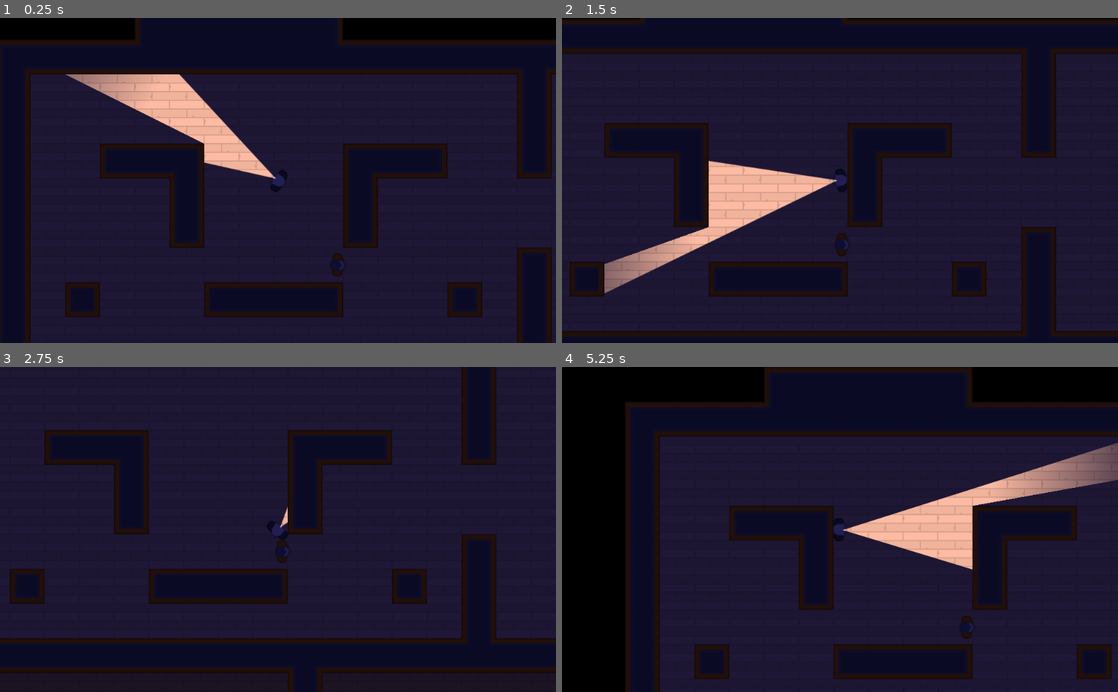
Above: before the commit, frames 1-4 (two rows, left to right).
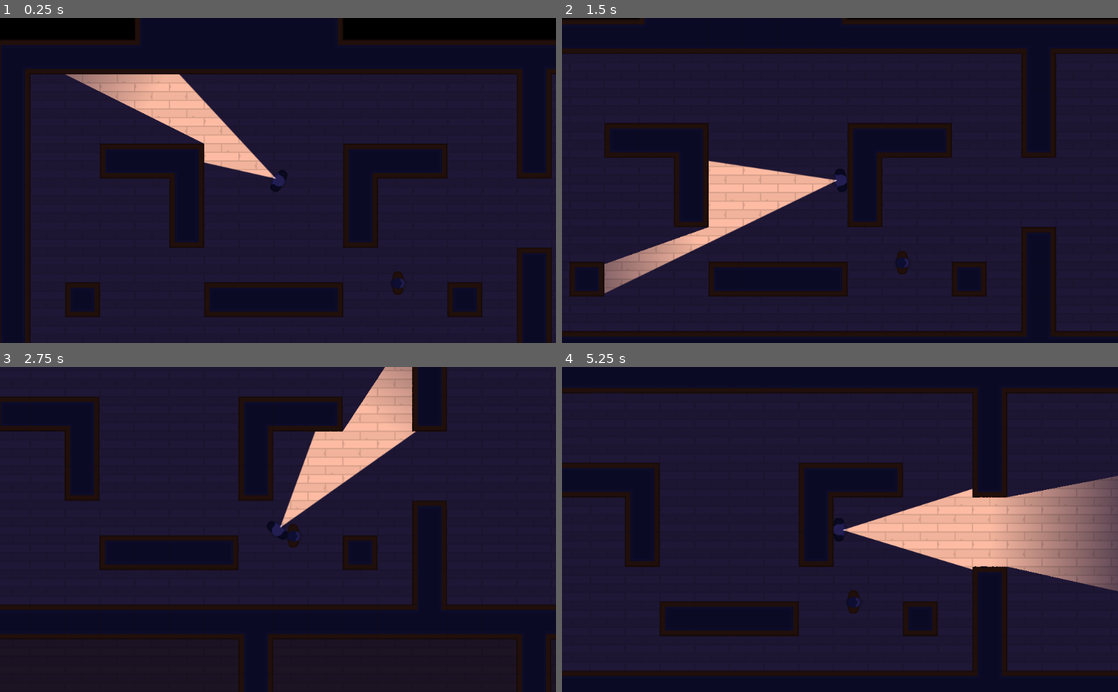
Above: after the commit, the same moments.

Repository: mc-carthy/gdHeistMeisters
Game: Godot game, scene res://Scenes/level1.tscn
Same seed, same stepped clock (60 frames per second), same inputs: the game is played once before the commit and once after it.
Inputs (mouse positions are in pixels of both pictures, inside the frame that each line leads up to):
- Up to frame 1 (0.25 s): no input
- Up to frame 2 (1.5 s): tap Enter at 0.5 s; move the mouse to (962, 164) at 0.52 s; hold Right (ui_right) 0.53-1.28 s; move the mouse to (728, 196) at 1.27 s; hold Down (ui_down) from 1.28 s (still down)
- Up to frame 3 (2.75 s): move the mouse to (333, 458) at 2.02 s; release Down (ui_down) at 2.03 s; hold Right (ui_right) from 2.03 s (still down)
- Up to frame 4 (5.25 s): move the mouse to (812, 594) at 2.77 s; release Right (ui_right) at 2.78 s; hold Up (ui_up) 2.78-3.53 s; move the mouse to (1006, 578) at 3.52 s; hold Left (ui_left) 3.53-5.03 s; move the mouse to (673, 480) at 4.27 s; tap Space at 5 s; move the mouse to (867, 529) at 5.02 s; hold Down (ui_down) from 5.03 s (still down)

The runs differ from the first frame. In frame 1, 0.1% of the frame differs, in the area x 59-73%, y 72-86%; in frame 2, 0.1%; in frame 3, 17%; in frame 4, 36%, in the area x 0-100%, y 0-100%.

Commit message:
Other characters now visible with shadow casting

Diff:
--- a/Scenes/Characters/character.tscn
+++ b/Scenes/Characters/character.tscn
@@ -3,13 +3,14 @@
 [ext_resource path="res://Scripts/character.gd" type="Script" id=1]
 [ext_resource path="res://GFX/PNG/Man Red/manRed_stand.png" type="Texture" id=2]
 
+[sub_resource type="OccluderPolygon2D" id=2]
+closed = false
+cull_mode = 1
+polygon = PoolVector2Array( -10.4309, -15.797, -6.12712, -20.1008, 1.40454, -20.1008, 5.92354, -15.5818, 7.21468, -7.18937, 11.5185, -0.733665, 8.07545, 6.58281, 7.21468, 15.1904, 3.34126, 19.7094, -5.48154, 20.7854, -9.35497, 17.1271, -10.2157, 8.30433, -14.0892, 0.55748, -11.5069, -5.46785, -10.2157, -15.797 )
+
 [sub_resource type="CapsuleShape2D" id=1]
 radius = 10.0533
 height = 23.2814
-
-[sub_resource type="OccluderPolygon2D" id=2]
-cull_mode = 2
-polygon = PoolVector2Array( -6.14647, -20.4021, 1.60038, -20.4021, 5.90419, -16.0983, 6.54977, -8.35145, 11.9295, -0.819786, 7.8409, 7.35745, 6.33457, 16.6106, 2.03076, 20.9144, -6.57685, 20.6992, -10.4503, 16.8258, -11.311, 8.4334, -13.4629, 3.26883, -13.8933, -1.46535, -10.4503, -6.84512, -10.2351, -15.0223 )
 
 [node name="character" type="KinematicBody2D"]
 script = ExtResource( 1 )
@@ -20,10 +21,11 @@
 [node name="Sprite" type="Sprite" parent="."]
 texture = ExtResource( 2 )
 
+[node name="LightOccluder2D" type="LightOccluder2D" parent="."]
+occluder = SubResource( 2 )
+
 [node name="CollisionShape2D" type="CollisionShape2D" parent="."]
 visible = false
+light_mask = 2
 position = Vector2( -2, 0 )
 shape = SubResource( 1 )
-
-[node name="LightOccluder2D" type="LightOccluder2D" parent="."]
-occluder = SubResource( 2 )
--- a/Scenes/Characters/player.tscn
+++ b/Scenes/Characters/player.tscn
@@ -11,5 +11,8 @@
 [node name="Sprite" parent="." index="0"]
 texture = ExtResource( 3 )
 
+[node name="LightOccluder2D" parent="." index="1"]
+visible = false
+
 [node name="Torch" parent="." index="2" instance=ExtResource( 4 )]
 offset = Vector2( 320, 0 )
--- a/Scenes/level1.tscn
+++ b/Scenes/level1.tscn
@@ -23,8 +23,8 @@
 format = 1
 tile_data = PoolIntArray( -65532, 0, 262151, -65531, 0, 458756, -65530, 0, 458756, -65529, 0, 458756, -65528, 0, 458756 …(2861 unchanged characters)…
 
+[node name="character" parent="." instance=ExtResource( 4 )]
+position = Vector2( 742.762, 449.371 )
+
 [node name="CanvasModulate" type="CanvasModulate" parent="."]
 color = Color( 0.141176, 0.145098, 0.498039, 1 )
-
-[node name="character" parent="." instance=ExtResource( 4 )]
-position = Vector2( 631.348, 415.947 )
